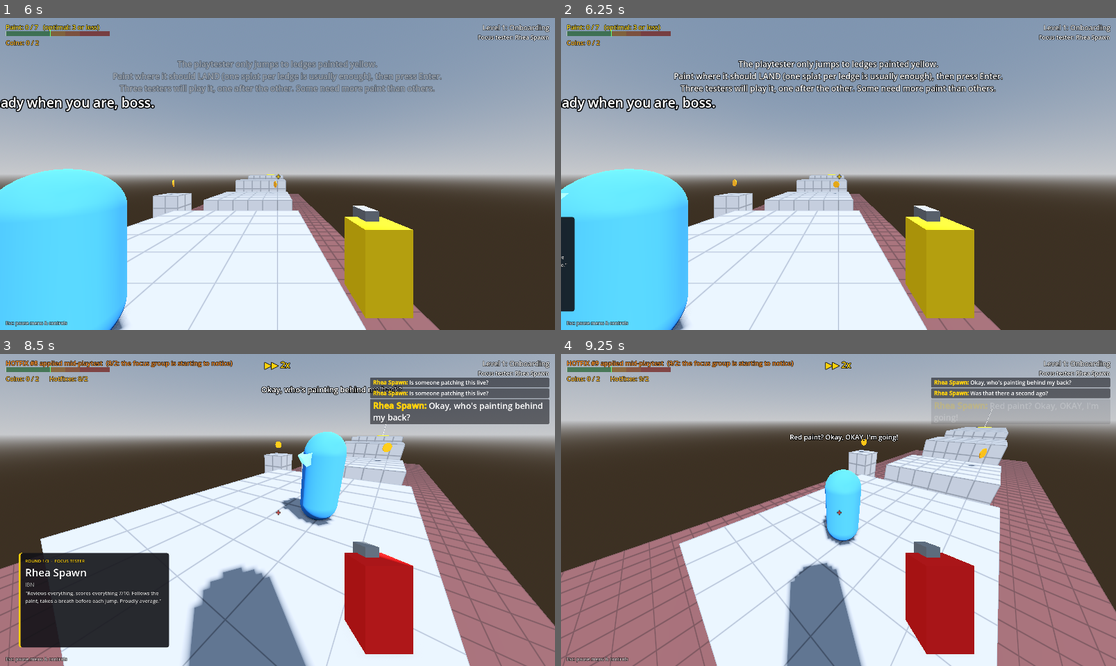
Above: before the commit, frames 1-4 (two rows, left to right).
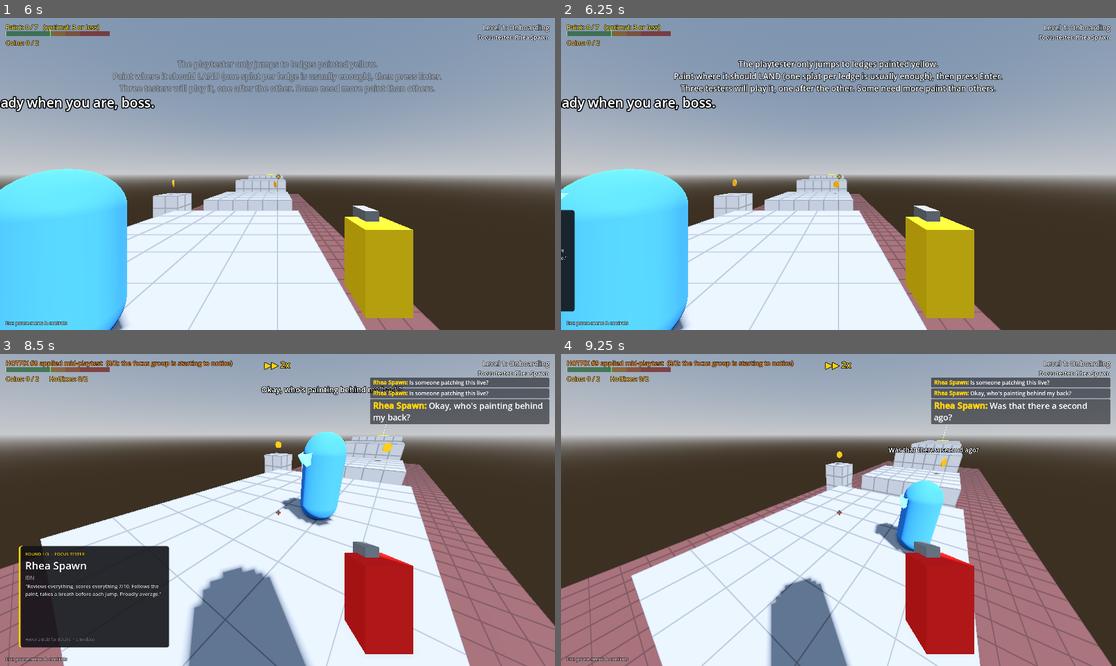
Above: after the commit, the same moments.

Repository: RSghr/yellow-paint
Game: Godot game, scene res://level_select.tscn
Same seed, same stepped clock (60 frames per second), same inputs: the game is played once before the commit and once after it.
Inputs (mouse positions are in pixels of both pictures, inside the frame that each line leads up to):
- Up to frame 1 (6 s): click "Start" at 0.5 s; click "Level Select" at 1.25 s; click "X" at 2 s; click "Start" at 2.75 s; click (22, 42) at 3.52 s; click "X" at 4.25 s; click (22, 80) at 5.02 s; click "Start session" at 5.75 s
- Up to frame 2 (6.25 s): no input
- Up to frame 3 (8.5 s): tap Enter (start_test) at 6.5, 7.55 s; move the mouse to (305, 510) at 6.52 s; press the mouse at (305, 510) at 6.53 s; hold T (fast_forward) from 6.53 s (still down); tap Space (jump) at 6.77, 7.07, 7.52, 7.82 s; right-click (305, 510) at 6.8 s; move the mouse to (249, 510) at 7.27 s; release the mouse at (249, 510) at 7.28 s; right-click (249, 510) at 7.35 s; click (249, 510) at 7.42 s; move the mouse to (288, 503) at 8.02 s; hold Enter (start_test) from 8.03 s (still down); click (288, 503) at 8.17 s; tap C (toggle_tester_card) at 8.3 s
- Up to frame 4 (9.25 s): keep holding T (fast_forward); move the mouse to (832, 516) at 8.77 s; release Enter (start_test) at 8.78 s; tap C (toggle_tester_card) at 8.85 s; click (832, 516) at 8.92 s; tap Space (jump) at 9.02, 9.05 s

Frame 1 is identical in both runs. In frame 2, less than 0.1% of the frame differs, in the area x 0-3%, y 61-80%; in frame 3, 1.5%; in frame 4, 36%, in the area x 0-100%, y 8-100%.

Commit message:
Tester card: hover a trait to see what its stars mean
C brings the card up with a free cursor; hovering Jumping / Greed /
Exploration shows a short note per star level (FocusGroup.TRAIT_INFO)
next to the card. Closing the card (C, Enter, round change) recaptures
the mouse if it was captured before.

Co-Authored-By: Claude Opus 5.5 <noreply@anthropic.com>
Claude-Session: https://claude.ai/code/session_01W5jG8cMnz72ugdxaP4H6QQ

Diff:
--- a/focus_group.gd
+++ b/focus_group.gd
@@ -64,6 +64,25 @@
 	greed = ["Ascetic", "Average", "Loot goblin"],
 	patience = ["No paint, no way", "Curious", "Explorer"],
 }
+## Shown when hovering a trait on the tester card (round_intro.gd): what each star level means in play.
+## Written as the focus group's own notes on the tester. Keep them in sync with runner.gd's "Traits" values.
+const TRAIT_INFO := {
+	jump = [
+		"Clears about 4.5 m across and 2 m up, painted or not. Paint a landing further than that and they will tell you it's too far.\nJumps they improvise without paint land about half the time.",
+		"Clears about 5.5 m across and 2.5 m up.\nJumps they improvise without paint land about two times out of three.",
+		"Clears up to 7 m across and 3 m up.\nJumps they improvise without paint almost always land, so they get by on less paint.",
+	],
+	greed = [
+		"Only picks up loot a few steps away, on the floor they are standing on.\nAnything further is left behind unless the way to it is painted.",
+		"Walks over to any loot they spot, but never risks a jump for it.\nA collectible across a gap needs a painted landing.",
+		"Wants every collectible before touching the waystone, and will jump for unpainted loot if a miss wouldn't be fatal.\nLoot over a deadly drop still needs paint.",
+	],
+	patience = [
+		"Barely strays from the last splat to look around, so the next one must be visible from there.\nNever jumps anywhere unpainted, not even toward the waystone.",
+		"Looks around a little, and after a few seconds without a lead, improvises: an unpainted jump toward the waystone or any ledge in sight.",
+		"Roams far and takes a long time before improvising.\nPresses every unpainted button and breaks every unpainted crate or plank they come across, wanted or not.",
+	],
+}
 const DEFAULT_TESTER := "Rhea Spawn"
 
 
--- a/game.gd
+++ b/game.gd
@@ -57,6 +57,7 @@
 var _retry_bar: Control  ## "Hold R to retry" progress, bottom centre.
 var _retry_fill: ColorRect
 var round_intro: Control  ## Level intro banner + sliding tester card (round_intro.gd).
+var _cursor_was_captured := false  ## Before the tester card was brought up with C.
 var speech_feed: Control  ## The tester's last 3 lines, top right (speech_feed.gd).
 var results_card: Control  ## End-of-round results / tester lost (results_card.gd).
 
@@ -86,6 +87,7 @@
 		coin.collected.connect(_on_coin_collected)
 	round_intro = ROUND_INTRO.new()
 	$HUD.add_child(round_intro)
+	round_intro.inspecting_changed.connect(_on_card_inspecting)
 	results_card = RESULTS_CARD.new()
 	$HUD.add_child(results_card)
 	_build_retry_bar()
@@ -93,6 +95,17 @@
 	_base_ticks = Engine.physics_ticks_per_second
 	_start_round(0)
 	add_child(PAUSE_MENU.new())
+
+
+
+## C brought the tester card up: free the cursor to hover its traits, and grab it back when the card goes away
+## (only if it was grabbed before).
+func _on_card_inspecting(on: bool) -> void:
+	if on:
+		_cursor_was_captured = Input.mouse_mode == Input.MOUSE_MODE_CAPTURED
+		operator._set_mouse_locked(false)
+	elif _cursor_was_captured and not get_tree().paused:
+		operator._set_mouse_locked(true)
 
 
 func _exit_tree() -> void:
--- a/round_intro.gd
+++ b/round_intro.gd
@@ -4,7 +4,11 @@
 ##   - the focus tester's card sliding in from the bottom left: round, name, outlet, intro line,
 ##     then the three trait stars popping in one by one.
 ## Both fade out after `hold_time` seconds, or right away when the playtest starts (dismiss()).
-## C (toggle_tester_card) brings the card back at any time and keeps it up until C is pressed again.
+## C (toggle_tester_card) brings the card back at any time and keeps it up until C is pressed again. While it's up
+## that way the cursor is free (inspecting_changed), and hovering a trait shows what its stars mean
+## (FocusGroup.TRAIT_INFO) in a panel next to the card.
+
+signal inspecting_changed(on: bool)  ## The card was brought up with C (free the cursor) / put away.
 
 const YELLOW := Color(1, 0.82, 0.05)
 
@@ -15,6 +19,11 @@
 var _stat_rows: Array[Control] = []
 var _tween: Tween
 var _showing := false  ## The card is on screen (or sliding in).
+var _inspecting := false  ## Brought up with C: the cursor is free to hover the traits.
+var _hint: Label  ## Footer: how to inspect the traits / close the card.
+var _tip: PanelContainer  ## Trait details, next to the card.
+var _tip_title: Label
+var _tip_body: Label
 
 
 func _ready() -> void:
@@ -35,6 +44,16 @@
 	_banner.mouse_filter = Control.MOUSE_FILTER_IGNORE
 	_banner.modulate.a = 0.0
 	add_child(_banner)
+	_build_tip()
+
+
+func _process(_delta: float) -> void:
+	if _tip.visible and (not _showing or Input.mouse_mode == Input.MOUSE_MODE_CAPTURED):
+		_tip.visible = false
+	# Hidden (faded) rows mustn't eat the click that grabs the mouse back.
+	var filter := Control.MOUSE_FILTER_STOP if _showing else Control.MOUSE_FILTER_IGNORE
+	for row in _stat_rows:
+		row.mouse_filter = filter
 
 
 ## Show the card for this round. `intro` = level intro text ("" to skip the banner).
@@ -44,6 +63,7 @@
 	if _card:
 		_card.queue_free()
 	_stat_rows.clear()
+	_set_inspecting(false)
 	_banner.text = intro
 	_banner.modulate.a = 0.0
 	_card = _build_card(round_index, round_count, tester, note)
@@ -68,12 +88,14 @@
 	for row in _stat_rows:
 		row.modulate.a = 0.0
 	_animate(false)
+	_set_inspecting(true)
 
 
 func dismiss() -> void:
 	if not _card or not _showing:
 		return
 	_showing = false
+	_set_inspecting(false)
 	if _tween:
 		_tween.kill()
 	_tween = create_tween().set_parallel()
@@ -141,7 +163,9 @@
 	var p := FocusGroup.profile(tester)
 	for t in ["jump", "greed", "patience"]:
 		var row := HBoxContainer.new()
-		row.mouse_filter = Control.MOUSE_FILTER_IGNORE
+		row.mouse_filter = Control.MOUSE_FILTER_STOP  # Hover = trait details (only once the cursor is free).
+		row.mouse_entered.connect(_show_tip.bind(t, p[t], row))
+		row.mouse_exited.connect(func(): _tip.visible = false)
 		var trait_label := _label(FocusGroup.TRAIT_LABELS[t], 20, Color.WHITE)
 		trait_label.custom_minimum_size = Vector2(200, 0)
 		row.add_child(trait_label)
@@ -154,7 +178,66 @@
 		n.autowrap_mode = TextServer.AUTOWRAP_WORD_SMART
 		n.custom_minimum_size = Vector2(476, 0)
 		col.add_child(n)
+	_hint = _label("", 14, Color(1, 1, 1, 0.45))
+	col.add_child(_hint)
+	_update_hint()
 	return card
+
+
+func _set_inspecting(on: bool) -> void:
+	if on == _inspecting:
+		return
+	_inspecting = on
+	_update_hint()
+	if not on and _tip:
+		_tip.visible = false
+	inspecting_changed.emit(on)
+
+
+func _update_hint() -> void:
+	if _hint:
+		_hint.text = "Hover a trait for details  ·  C to close" if _inspecting else "C  ·  inspect the traits"
+
+
+func _build_tip() -> void:
+	_tip = PanelContainer.new()
+	var style := StyleBoxFlat.new()
+	style.bg_color = Color(0.07, 0.07, 0.09, 0.95)
+	style.border_width_left = 3
+	style.border_color = YELLOW
+	style.set_corner_radius_all(6)
+	style.content_margin_left = 16
+	style.content_margin_right = 16
+	style.content_margin_top = 10
+	style.content_margin_bottom = 12
+	_tip.add_theme_stylebox_override("panel", style)
+	_tip.mouse_filter = Control.MOUSE_FILTER_IGNORE
+	_tip.visible = false
+	var col := VBoxContainer.new()
+	col.mouse_filter = Control.MOUSE_FILTER_IGNORE
+	col.add_theme_constant_override("separation", 4)
+	_tip.add_child(col)
+	_tip_title = _label("", 16, YELLOW)
+	col.add_child(_tip_title)
+	_tip_body = _label("", 16, Color(1, 1, 1, 0.9))
+	_tip_body.autowrap_mode = TextServer.AUTOWRAP_WORD_SMART
+	_tip_body.custom_minimum_size = Vector2(400, 0)
+	col.add_child(_tip_body)
+	add_child(_tip)
+
+
+## Trait details next to the card, level with the hovered row.
+func _show_tip(t: String, value: int, row: Control) -> void:
+	if not _showing:
+		return
+	_tip_title.text = "%s  %s" % [FocusGroup.TRAIT_LABELS[t], FocusGroup.stars(value)]
+	_tip_body.text = FocusGroup.TRAIT_INFO[t][value]
+	_tip.reset_size()
+	_tip.visible = true
+	var card_rect := _card.get_global_rect()
+	var y := row.get_global_rect().get_center().y - _tip.get_combined_minimum_size().y * 0.5
+	y = clampf(y, 16.0, get_viewport_rect().size.y - _tip.get_combined_minimum_size().y - 16.0)
+	_tip.global_position = Vector2(card_rect.end.x + 12.0, y)
 
 
 func _label(text: String, size: int, color: Color) -> Label:
Not shown, changed: CLAUDE.md
Not shown, changed: docs/LEVEL_DESIGN.md
